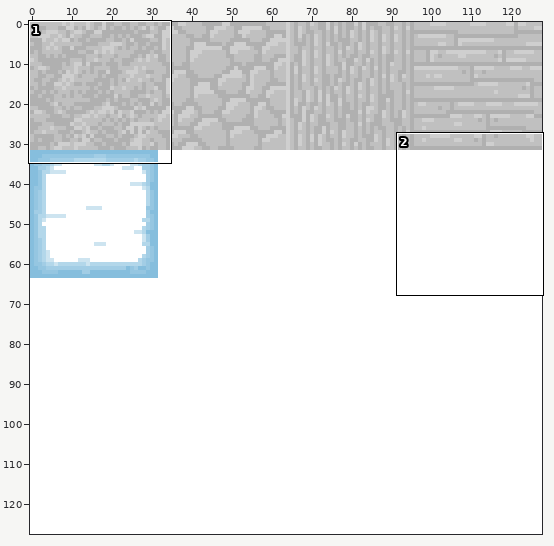
Edited in one commit: sprite sheet (assets/terrain.png). The picture above shows the old version from afar; the outline marks the close-up.
Close-up. Old version:
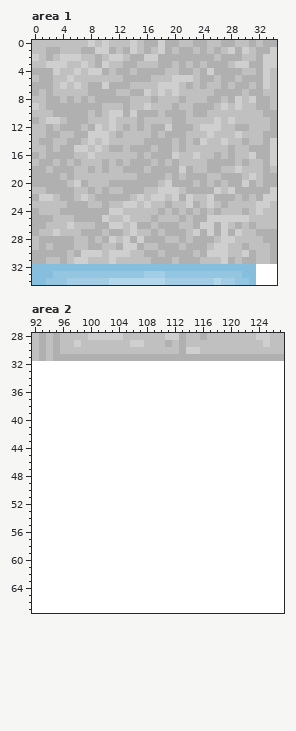
The file is 128x128 pixels. Shown: area 1: x 0..34, y 0..34; area 2: x 92..127, y 28..67.
Now the later version:
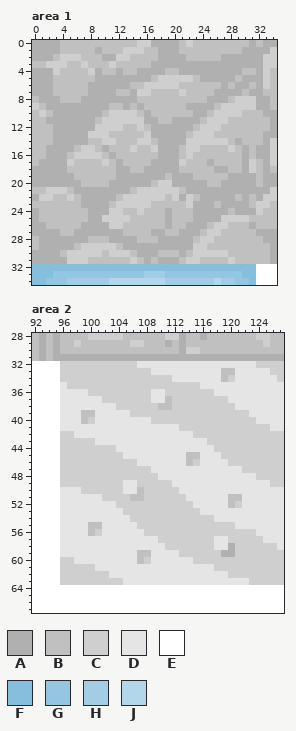
Palette (. is transparent): A #b0b0b0  B #c0c0c0  C #cfcfcf  D #e5e5e5  E #ffffff  F #86bedd  G #95c6e1  H #a2cde5  J #b3d7ea
Change:
--- area 1
@@ x 0..34 @@
- 0 BBBBBBBBCBCBBBCBAACAABBAABBAABBABAA
- 1 BBAABBBAACCABACBABCABAABABABCACBAAC
- 2 CBABCCCBBABCCBAACCAAAAAAAABAAABBACC
- 3 BBCCCBBCBACBBAABBBAABABABAAABCCAACC
- 4 AAACBBCBCCABAABAAAABBAABACAAAABBACB
- 5 BAABBCBBBBBBBAAAABBBCCCBAABAABAAACB
- 6 AAABCBCBAACAAABBBBCCCBABABBABAABACB
- 7 ABABBBBBAAAABBAACBCBCBBBBBAAAABAABB
- 8 BBAABABABAAAAABBBABBBABBBAABACBCAAB
- 9 CBAAAAAAAABBBABBCBBBABBAAABCBCBBAAB
-10 BBBAAAAABABCCACAAABAAABAABBBBBBBBAA
-11 ABCCBAAABBBCBBBABBBBAABBBBCBCBBBBBA
-12 BBABAAABACBCBABABAACAAABCCCBBAABBBA
-13 BBAABBAACCCBABBBBABAAABBBCBBBCBBBAA
-14 BAABBAABCBCBBBBBAAAABABACBBCBBABBAC
-15 BBABAACCBCBAABAAABAABABBBBBBABBAAAC
-16 ABAAAABBCBBBBBBABAAACBBCBBABABBCAAC
-17 BAABABABBBABABAAABABABBBBAAAABABBAC
-18 AABAAABBABABBAAABAAAACABBAABBCBBBAB
-19 AAAABABBBBBBBBBAAAABABAAABBAAABCBAA
-20 AAAAABCABBBAAAAAAABCAAABABABAACABAA
-21 BBAAAABBABABBAAABBCCCBAAAACBCAAAAAC
-22 ACCBAABCBAAAAABCBCCBCACBBCAAABABACC
-23 BBBBBAAABBABBCCBCBBABBCABCBABBBBCCB
-24 ABBBAAAAAAACCBBBBBABABABABABBBABCBB
-25 AAABBBAAAACBBCBBBABBBABAACCCCCCBBBB
-26 AABBBCBBBAACCBCAABAAABBACCACBABABBB
-27 ABBCBBBAAABAABCBBABAAABCACACACBBAAA
-28 BAAAAABBABACBCACAAABBABAAABCCBBBBAA
-29 BABAAABBAABBACCABBAAABAAABCCBBABBBA
-30 AAAAABACCCBCCCBBAABAAAABACCCBBCABBA
-31 AABBABCCBBBCBBBBBAAABAAABBBCABAABBA
+ 0 AAAABBBBBBBBBBBCCAAAABCBBBBBBBBABAA
+ 1 AAAABBBBBABBBCCCBBAAABBBBBBBBBAAAAC
+ 2 AAABCCCBBBAACCBBBBAAAABBBBBAAAAAACC
+ 3 BBCCCBBCBBBCBBBBBAAAAAAAAAAAAAAAACC
+ 4 AAACBBBBCABBABBAAAABBAAAAAAAAABBACB
+ 5 AAABBBBBBAAAAAAAABCCCCCBAAAAABAAACB
+ 6 AAABBBBBAAAAAABBCCCCCBBBBBBABAABACB
+ 7 AAABBBBBAAAABBACCBBBBCBBBBAAAABAABB
+ 8 BAAABBBAAAAAAAABBBBBBBBBBAAABCCCAAB
+ 9 CBAAAAAAAAABBABABBBBBBAAAABCCCCCAAB
+10 BCBAAAAAAABCCCCBABBBBBBAABCCCCBBBAA
+11 BBAAAAAAABCCCCCCAABBAAAABCCCBBBBBBA
+12 BBBAAAAAACCCCBBCBAAAAAABCCCBBBBBBBA
+13 BBBAAAAACCCBBBBBCAAAAABCCCBBBBBBBAA
+14 BBBAAAAABBCCBBBCCBAAAACCCCCCBABBBAC
+15 BBAAAABCCBABBBCBBCAAABCCBBBBCBABAAC
+16 BBAAABCCCCBABBBBBBAAABCBBBBBBBABAAC
+17 BAAAACBBBBCBABBBBAAAACBBBABBBBACBAC
+18 AAAAABBBBBBBAABBAAAAABBBBBAABBACBAB
+19 AAAAAABBBBBBAAAAAAABAAABBBBBAAAABAA
+20 AAAAAAABBBBAAAAAABCCAAAAABBAAAAABAA
+21 BBCCCBAAAAAAAABCCCCCCBAAAAAAAAAAAAC
+22 ACCBBCBAAAAABCCCCCCBCACBAAAAABABACC
+23 BBBBBBBAAAABCCCCCBBBBBCAAABAAAABCCB
+24 ABBBBBBBAAACCBBCBBBABBBAAAAABAAACBB
+25 ABBBBBBBAACCCCBBBBBABBBAAAACCCCBBBB
+26 AABBBBBAAAACCBBBBBBABBAAABCCBBBABBB
+27 AAAABBAAAAAAABBBBAABBAAABCCBBBBBAAA
+28 BAAAAAAABBBAAAABBBAAAAABCCBBBBBBBAA
+29 BAAAAABCCCCCBAAAAAAAAAACCBBBBBBBBBA
+30 AAAABCCCCCBCCCBAAABBBABCCCCCBBBBBBA
+31 AAAAACCCBBBBBBCBABAAABCCBBBBCBBBBBA
 32 FFFFFFFFFFFFFFFFFFFFFFFFFFFFFFFFEEE
--- area 2
@@ x 92..127 @@
 31 BABAAAAAAAAAAAAAAAAAAAAAAAAAAAAAAAAA
-32 EEEEEEEEEEEEEEEEEEEEEEEEEEEEEEEEEEEE
-33 EEEEEEEEEEEEEEEEEEEEEEEEEEEEEEEEEEEE
-34 EEEEEEEEEEEEEEEEEEEEEEEEEEEEEEEEEEEE
-35 EEEEEEEEEEEEEEEEEEEEEEEEEEEEEEEEEEEE
-36 EEEEEEEEEEEEEEEEEEEEEEEEEEEEEEEEEEEE
-37 EEEEEEEEEEEEEEEEEEEEEEEEEEEEEEEEEEEE
-38 EEEEEEEEEEEEEEEEEEEEEEEEEEEEEEEEEEEE
-39 EEEEEEEEEEEEEEEEEEEEEEEEEEEEEEEEEEEE
-40 EEEEEEEEEEEEEEEEEEEEEEEEEEEEEEEEEEEE
-41 EEEEEEEEEEEEEEEEEEEEEEEEEEEEEEEEEEEE
-42 EEEEEEEEEEEEEEEEEEEEEEEEEEEEEEEEEEEE
-43 EEEEEEEEEEEEEEEEEEEEEEEEEEEEEEEEEEEE
-44 EEEEEEEEEEEEEEEEEEEEEEEEEEEEEEEEEEEE
-45 EEEEEEEEEEEEEEEEEEEEEEEEEEEEEEEEEEEE
-46 EEEEEEEEEEEEEEEEEEEEEEEEEEEEEEEEEEEE
-47 EEEEEEEEEEEEEEEEEEEEEEEEEEEEEEEEEEEE
-48 EEEEEEEEEEEEEEEEEEEEEEEEEEEEEEEEEEEE
-49 EEEEEEEEEEEEEEEEEEEEEEEEEEEEEEEEEEEE
-50 EEEEEEEEEEEEEEEEEEEEEEEEEEEEEEEEEEEE
-51 EEEEEEEEEEEEEEEEEEEEEEEEEEEEEEEEEEEE
-52 EEEEEEEEEEEEEEEEEEEEEEEEEEEEEEEEEEEE
-53 EEEEEEEEEEEEEEEEEEEEEEEEEEEEEEEEEEEE
-54 EEEEEEEEEEEEEEEEEEEEEEEEEEEEEEEEEEEE
-55 EEEEEEEEEEEEEEEEEEEEEEEEEEEEEEEEEEEE
-56 EEEEEEEEEEEEEEEEEEEEEEEEEEEEEEEEEEEE
-57 EEEEEEEEEEEEEEEEEEEEEEEEEEEEEEEEEEEE
-58 EEEEEEEEEEEEEEEEEEEEEEEEEEEEEEEEEEEE
-59 EEEEEEEEEEEEEEEEEEEEEEEEEEEEEEEEEEEE
-60 EEEEEEEEEEEEEEEEEEEEEEEEEEEEEEEEEEEE
-61 EEEEEEEEEEEEEEEEEEEEEEEEEEEEEEEEEEEE
-62 EEEEEEEEEEEEEEEEEEEEEEEEEEEEEEEEEEEE
-63 EEEEEEEEEEEEEEEEEEEEEEEEEEEEEEEEEEEE
+32 EEEECCCCCCCCCCCDDDDDDDDDDDDDDDDDCCCC
+33 EEEECCCCCCCCCCCCCDDDDDDDDDDBBDDDDDCC
+34 EEEECCCCCCCCCCCCCCCCDDDDDDDBCDDDDDDC
+35 EEEEDCCCCCCCCCCCCCCCCCCCDDDDDDDDDDDD
+36 EEEEDDDDCCCCCCCCCDDCCCCCCCDDDDDDDDDD
+37 EEEEDDDDDDCCCCCCCDDBCCCCCCCCDDDDDDDD
+38 EEEEDDDDDDDDCCCCCCBBCCCCCCCCCDDDDDDD
+39 EEEEDDDBBDDDDDCCCCCCCCCCCCCCCCCDDDDD
+40 EEEEDDDBCDDDDDDDDCCCCCCCCCCCCCCCDDDD
+41 EEEEDDDDDDDDDDDDDDDDDCCCCCCCCCCCCCDD
+42 EEEECCDDDDDDDDDDDDDDDDDCCCCCCCCCCCCC
+43 EEEECCCCCDDDDDDDDDDDDDDDDCCCCCCCCCCC
+44 EEEECCCCCCCCDDDDDDDDDDDDDDCCCCCCCCCC
+45 EEEECCCCCCCCCDDDDDDDDDBBDDDCCCCCCCCC
+46 EEEECCCCCCCCCCCDDDDDDDBCDDDDCCCCCCCC
+47 EEEECCCCCCCCCCCCCDDDDDDDDDDDDDCCCCCC
+48 EEEECCCCCCCCCCCCCCDDDDDDDDDDDDDDCCCC
+49 EEEECCCCCCCCCDDCCCCCDDDDDDDDDDDDDDCC
+50 EEEEDDDCCCCCCDDBCCCCCDDDDDDDDDDDDDDD
+51 EEEEDDDDDDCCCCBBCCCCCCDDDDDDBBDDDDDD
+52 EEEEDDDDDDDDCCCCCCCCCCCDDDDDBCDDDDDD
+53 EEEEDDDDDDDDDCCCCCCCCCCCDDDDDDDDDDDD
+54 EEEEDDDDDDDDDDCCCCCCCCCCCCDDDDDDDDDD
+55 EEEEDDDDBBDDDDDCCCCCCCCCCCCCCDDDDDDD
+56 EEEEDDDDBCDDDDDDCCCCCCCCCCCCCCCCDDDD
+57 EEEEDDDDDDDDDDDDDDCCCCCCCCDDCCCCCDDD
+58 EEEEDDDDDDDDDDDDDDDCCCCCCCDDACCCCCCD
+59 EEEEDDDDDDDDDDDBBDDDDCCCCCCAACCCCCCC
+60 EEEECCDDDDDDDDDBCDDDDDDCCCCCCCCCCCCC
+61 EEEECCCCCDDDDDDDDDDDDDDDDDCCCCCCCCCC
+62 EEEECCCCCCCDDDDDDDDDDDDDDDDDCCCCCCCC
+63 EEEECCCCCCCCCDDDDDDDDDDDDDDDDDDCCCCC
 64 EEEEEEEEEEEEEEEEEEEEEEEEEEEEEEEEEEEE
Boxes around the changes in both close-ups, in picture pixels (x1, y1, x2, y2):
changed: (32, 40, 256, 264)
changed: (60, 361, 284, 585)
